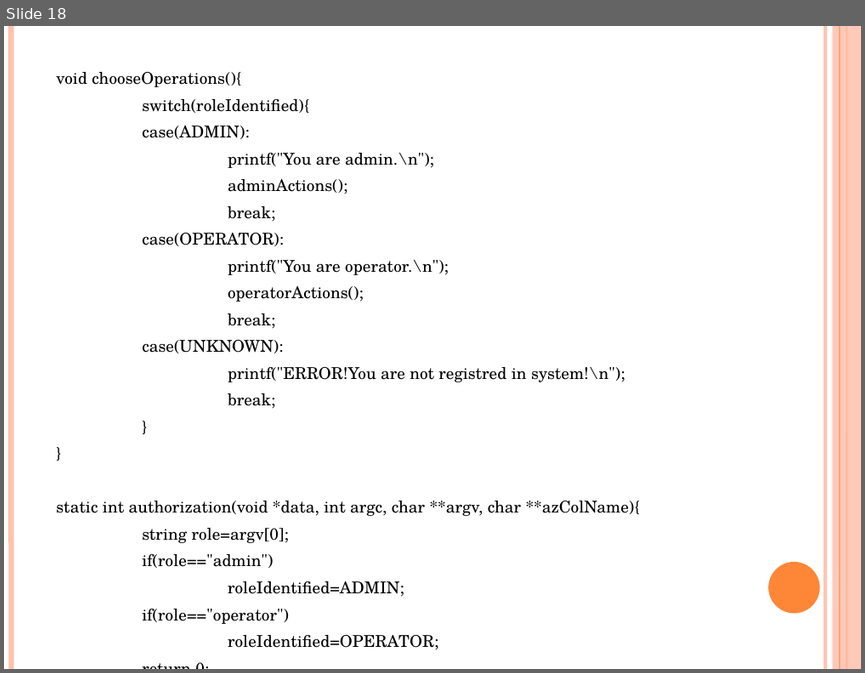
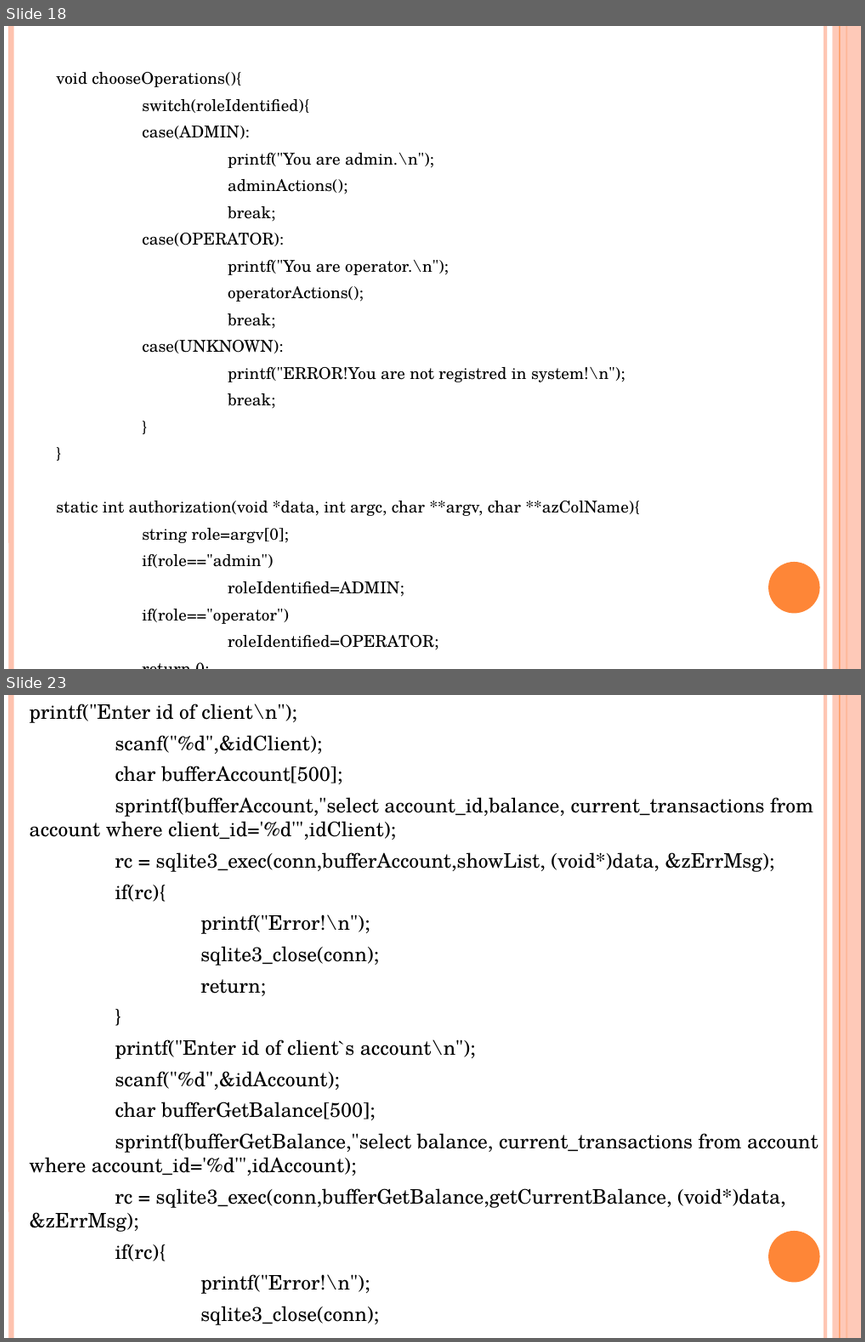
Before and after one commit to IrinaMakarushko/BankSystem, a slide deck: Спецкурс. Презентация.pptx. Shown one above the other, each under a label of ours: slide 18 before the commit, slides 18 and 23 after it; the slides between them are not shown. The pictures are 865x673 and 865x1342 pixels, drawn with LibreOffice and Linux fonts; fonts in the diff are those of the drawing. Boxes give left, top, right and bottom in pixels: in the first picture for what was removed or moved away, otherwise in the second. Text is boxed around its words. In the diff, an @@ line names an element or a change of style, - is before the commit and + after.

Commit message:
add code to ppt

```diff
--- a/Спецкурс. Презентация.pptx
+++ b/Спецкурс. Презентация.pptx
@@ slide 23 added at [4,695,861,1338], background #FFFFFF; not listed: 6 template elements that a slide beside it also shows @@
@@ text added at [30,703,818,1325], 16.8 pt, text #000000 @@
+printf("Enter id of client\n");
+scanf("%d",&idClient);
+char bufferAccount[500];
+sprintf(bufferAccount,"select account_id,balance, current_transactions from account where client_id='%d'",idClient);
+rc = sqlite3_exec(conn,bufferAccount,showList, (void*)data, &zErrMsg);
+if(rc){
+printf("Error!\n");
+sqlite3_close(conn);
+return;
+}
+printf("Enter id of client`s account\n");
+scanf("%d",&idAccount);
+char bufferGetBalance[500];
+sprintf(bufferGetBalance,"select balance, current_transactions from account where account_id='%d'",idAccount);
+rc = sqlite3_exec(conn,bufferGetBalance,getCurrentBalance, (void*)data, &zErrMsg);
+if(rc){
+printf("Error!\n");
+sqlite3_close(conn);
+return;
+}
```
Also in this commit, not shown: 7 other slides added.
